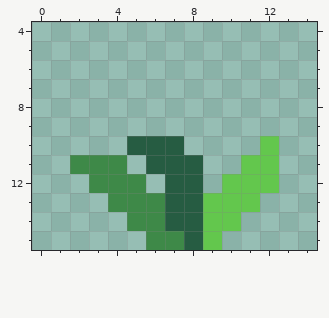
Two versions of one pixel-art sprite, Assets/Sprites/plant.png. That is the earlier state.
The file is 16x16 pixels. Shown: x 0..14, y 4..15.
The same view after the edit:
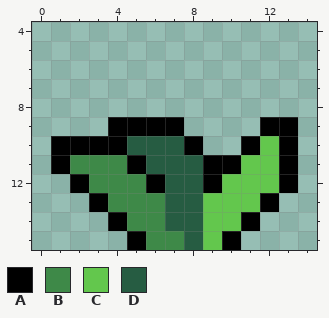
Palette (. is transparent): A #000000  B #3e8948  C #63c74d  D #265c42
Difference:
There is now colour A in row 9 at x 4 to 7 and 12 to 13; in row 10 at x 1 to 4, 8, 11 and 13; in row 11 at x 1, 5, 9 to 10 and 13; in row 12 at x 2, 6, 9 and 13; in row 13 at x 3 and 12; in row 14 at x 4 and 11.
There is now colour A in row 15 at x 5 and 10.
Boxes around the changes in both pictures, in picture pixels (x1, y1, x2, y2):
added: (51, 117, 298, 250)
